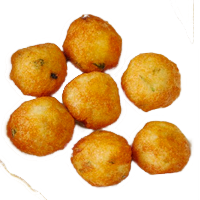
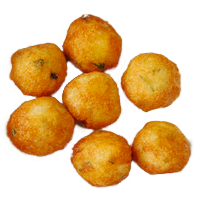
Layered file, before and after one edit (200 × 200). Changes by layer:
painted on "Layer 4" over [0, 0, 194, 200]
